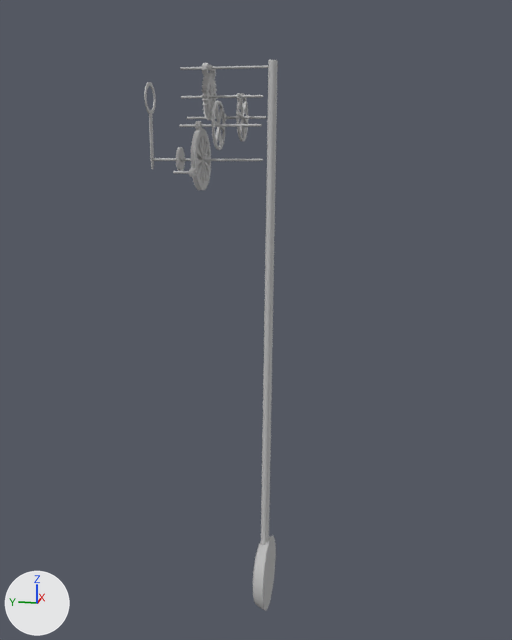
Two versions of the FBX model virutalWatch/Assets/Models/wellen.fbx, one commit apart.
One viewpoint serves both versions: a 50 mm lens placed at (-14.61, -2.98, 11.28), pointed at (-0.25, -0.11, 7.69). The axes (+X, +Y, +Z) are drawn at lower left. The lights are the same throughout. Where no turn or scale is listed for an object, it has been applied to the vertices.

Names of what the first picture shows: 'anker', 'pendel_scheibe', 'pendel_stange', 'w1_rad_1', 'w1_rad_2', 'w2_rad_1', 'w2_rad_2', 'w3_rad_1', 'w4_rad_2', 'w6_rad_1', 'welle_3', 'welle_4', 'welle_5', 'welle_6', 'zeiger_h'.
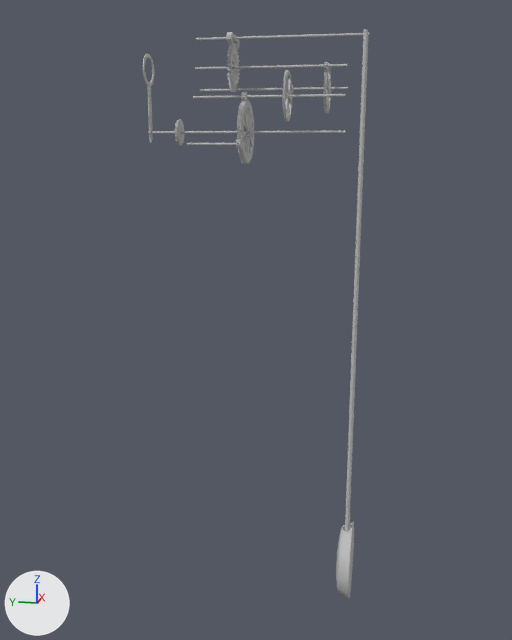
Not drawn themselves, but carrying or shaping drawn objects: ob_gruppe_welle_4, ob_gruppe_welle_3, ob_gruppe_welle_1, ob_gruppe_welle_2, ob_gruppe_welle_5, ob_gruppe_welle_6.

Location of each change, (x1, y1, x2, y2) in pixels of the pictures (512 x 640 px):
'pendel_stange', deleted
    before: (261, 60, 278, 545)
'pendel_scheibe', moved
    before: (253, 536, 276, 611)
    after: (336, 522, 354, 599)
'pendel_stange_L', added
    after: (345, 29, 368, 532)
'w1_rad_1', moved
    before: (190, 128, 211, 190)
    after: (237, 100, 254, 164)
'w4_rad_2', moved
    before: (201, 73, 218, 120)
    after: (227, 43, 240, 92)
'w2_rad_1', moved
    before: (212, 101, 225, 150)
    after: (282, 70, 292, 121)
'welle_1', moved, rescaled
    before: (152, 158, 263, 161)
    after: (151, 130, 345, 134)
'welle_5', moved, rescaled
    before: (180, 65, 268, 70)
    after: (196, 33, 369, 41)
'w3_rad_1', moved
    before: (236, 93, 248, 141)
    after: (324, 63, 331, 113)
'zeiger_h', moved
    before: (144, 82, 156, 169)
    after: (143, 54, 154, 143)
'welle_2', moved, rescaled (83% wider, 50% taller)
    before: (179, 124, 262, 127)
    after: (193, 94, 346, 99)
'welle_4', moved, rescaled
    before: (181, 95, 263, 99)
    after: (195, 64, 347, 70)
'welle_3', moved, rescaled (86% wider, 50% taller)
    before: (187, 116, 266, 119)
    after: (200, 87, 348, 92)
'pendel_stange_R', added
    after: (349, 39, 368, 524)
'w1_rad_2', moved
    before: (176, 147, 185, 171)
    after: (175, 119, 185, 145)
'anker', moved
    before: (202, 63, 216, 76)
    after: (226, 32, 239, 46)
'welle_6', moved, rescaled
    before: (173, 171, 198, 174)
    after: (187, 143, 242, 145)
'w6_rad_1', moved
    before: (189, 168, 196, 177)
    after: (236, 139, 242, 149)
'w2_rad_2', moved
    before: (195, 121, 202, 130)
    after: (241, 92, 248, 101)

What the commit changed:
Mesh me_mesh_015_1 is new.
It has 42 vertices, 60 faces and spans x -0.9..-0.11, y -0.04..0.04, z -10.22..0.06.
It uses material mat_lambert2 (grey #bcbcbc).
Mesh me_mesh_014_1 is new.
It has 42 vertices, 60 faces and spans x -0.61..0.19, y -0.04..0.04, z -10.24..0.04.
It uses material mat_lambert2 (grey #bcbcbc).
Object 'gruppe_welle_2' (ob_gruppe_welle_2) moves from (-0.15, 0.703, 11.68) to (-0.15, 0.703, 12.23).
Object 'w6_rad_1' (ob_w6_rad_1) moves from (-0.65, 1.1, 10.77) to (-0.65, 0.15, 11.31).
Object 'gruppe_welle_5' (ob_gruppe_welle_5) moves from (0.0, 0.0, 12.8) to (0.0, 0.0, 13.35).
Object 'gruppe_welle_4' (ob_gruppe_welle_4) moves from (0.0, 0.703, 12.24) to (0.0, 0.703, 12.79).
Object 'welle_2' (ob_welle_2) moves from (0.0, 0.0, 5.293) to (0.0, 0.0, 103.3).
Object 'welle_2' (ob_welle_2) is rescaled from (1.0, 1.0, 1.0) to (1.0, 1.0, 1.8).
Object 'gruppe_welle_3' (ob_gruppe_welle_3) moves from (0.365, 0.705, 11.85) to (0.365, 0.705, 12.4).
Object 'anker' (ob_anker) moves from (0.0, 0.9, 12.8) to (0.0, 0.4, 13.35).
Object 'w2_rad_2' (ob_w2_rad_2) moves from (-0.15, 1.1, 11.68) to (-0.15, 0.15, 12.23).
Object 'gruppe_welle_1' (ob_gruppe_welle_1) moves from (0.0, 0.705, 11.0) to (0.0, 0.705, 11.55).
Object 'zeiger_h' (ob_zeiger_h) moves from (0.0, 2.17, 11.0) to (0.0, 2.19, 11.55).
Object 'w1_rad_2' (ob_w1_rad_2) moves from (0.0, 1.55, 11.0) to (0.0, 1.55, 11.55).
Object 'w4_rad_2' (ob_w4_rad_2) moves from (0.0, 0.9, 12.24) to (0.0, 0.4, 12.8).
Object 'welle_3' (ob_welle_3) moves from (0.0, 0.0, 5.5) to (0.0, 0.0, 103.5).
Object 'welle_3' (ob_welle_3) is rescaled from (1.0, 1.0, 1.0) to (1.0, 1.0, 1.8).
Object 'welle_1' (ob_welle_1) moves from (0.0, 0.0000763, -29.5) to (0.0, 0.0000763, 52.5).
Object 'welle_1' (ob_welle_1) is rescaled from (1.0, 1.0, 1.0) to (1.0, 1.0, 1.7).
Object 'welle_4' (ob_welle_4) moves from (0.0, 0.0, 5.293) to (0.0, 0.0, 103.3).
Object 'welle_4' (ob_welle_4) is rescaled from (1.0, 1.0, 1.0) to (1.0, 1.0, 1.8).
Object 'w1_rad_1' (ob_w1_rad_1) moves from (0.0, 1.1, 11.0) to (0.0, 0.15, 11.55).
Object 'welle_5' (ob_welle_5) moves from (0.0, 0.0, -55.0) to (0.0, 0.0, 55.0).
Object 'welle_5' (ob_welle_5) is rescaled from (1.0, 1.0, 1.0) to (1.0, 1.0, 1.8).
Object 'gruppe_welle_6' (ob_gruppe_welle_6) moves from (-0.655, 1.15, 10.77) to (-0.655, 1.15, 11.31).
Object 'welle_6' (ob_welle_6) moves from (0.0, 0.0, -10.0) to (0.0, 0.0, 50.0).
Object 'welle_6' (ob_welle_6) is rescaled from (1.0, 1.0, 1.0) to (1.0, 1.0, 2.2).
Object 'pendel_stange' (ob_pendel_stange) is deleted.
Object 'w2_rad_1' (ob_w2_rad_1) moves from (-0.15, 0.68, 11.68) to (-0.15, -0.72, 12.23).
Object 'w3_rad_1' (ob_w3_rad_1) moves from (0.36, 0.3, 11.85) to (0.36, -1.45, 12.4).
Object 'pendel_scheibe' (ob_pendel_scheibe) moves from (0.0, -0.37, 12.8) to (0.0, -2.17, 13.35).
Object 'pendel_stange_L' (ob_pendel_stange_l) is new; it shows me_mesh_015_1.
Its location is (0.0, -2.2, 13.35).
Object 'pendel_stange_R' (ob_pendel_stange_r) is new; it shows me_mesh_014_1.
Its location is (0.0, -2.2, 13.35).
